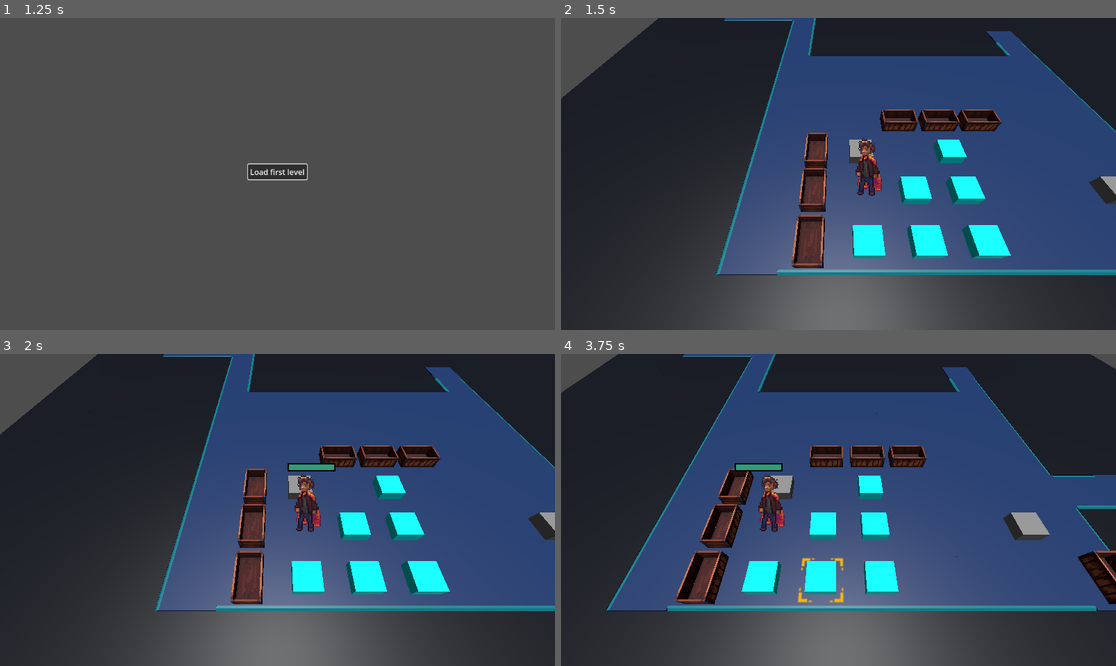
Above: before the commit, frames 1-4 (two rows, left to right).
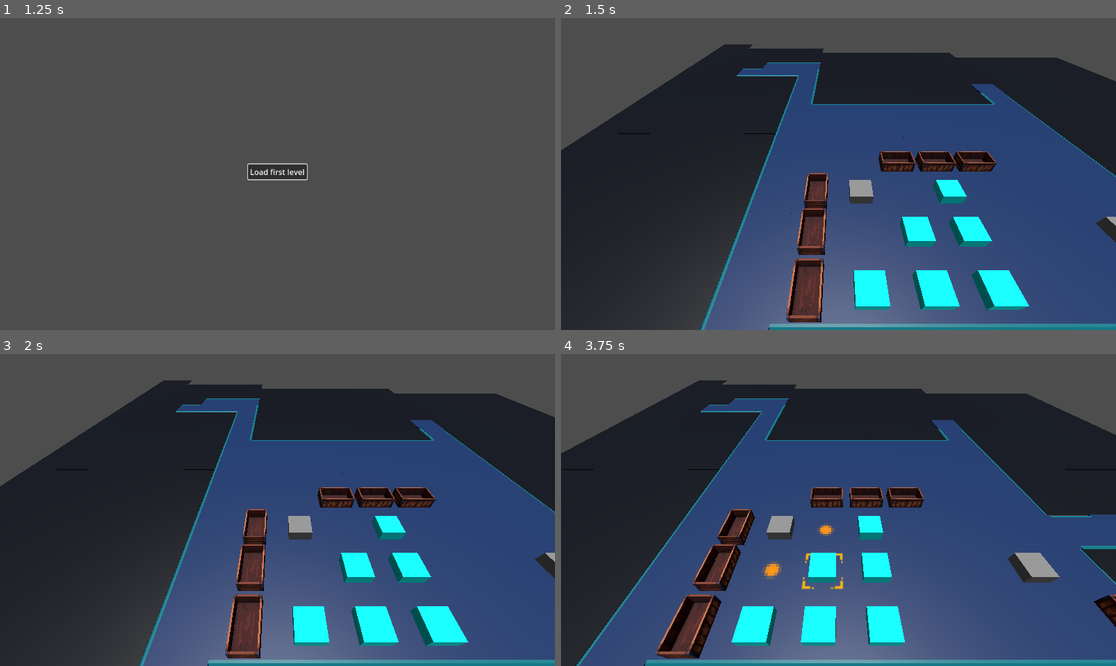
Above: after the commit, the same moments.

Repository: alanhaugen/bachelor-inn
Game: Godot game, scene res://scenes/UI/mainmenu.tscn
Same seed, same stepped clock (60 frames per second), same inputs: the game is played once before the commit and once after it.
Inputs (mouse positions are in pixels of both pictures, inside the frame that each line leads up to):
- Up to frame 1 (1.25 s): move the mouse to (399, 158) at 0.52 s; hold Right (pan_right) from 0.53 s (still down); click (399, 158) at 0.67 s
- Up to frame 2 (1.5 s): release Right (pan_right) at 1.25 s; click "Load first level" at 1.25 s
- Up to frame 3 (2 s): no input
- Up to frame 4 (3.75 s): tap Enter at 2 s; drag from (727, 525) to (810, 572) at 2.02 s; tap Space (selected) at 2.75 s; move the mouse to (894, 441) at 2.77 s; hold Right (pan_right) 2.78-3.5 s; hold Space (selected) 2.78-3.5 s; drag from (810, 572) to (672, 463) at 3.52 s

Frame 1 is identical in both runs. In frame 2, 47% of the frame differs, in the area x 0-100%, y 0-100%; in frame 3, 48%; in frame 4, 56%.

Commit message:
Started working on unit, the unit has a health bar

Diff:
--- a/scenes/levels/firstLevel.tscn
+++ b/scenes/levels/firstLevel.tscn
@@ -6,7 +6,6 @@
 [ext_resource type="MeshLibrary" uid="uid://qbhle1o2885q" path="res://scenes/libraries/SpawnMeshLibrary.tres" id="4_8tmoo"]
 [ext_resource type="MeshLibrary" uid="uid://dan04754q5nkc" path="res://scenes/libraries/MovementMapLibrary.tres" id="5_8tmoo"]
 [ext_resource type="Texture2D" uid="uid://s635gsj08vhr" path="res://art/textures/Cursors.png" id="5_hvfss"]
-[ext_resource type="PackedScene" uid="uid://dac2gtsm1iwar" path="res://scenes/unit.tscn" id="6_pmd8a"]
 
 [sub_resource type="Environment" id="Environment_hm5u0"]
 
@@ -41,7 +40,7 @@
 }
 
 [node name="Camera3D" type="Camera3D" parent="."]
-transform = Transform3D(1, 0, 0, 0, 0.55597657, 0.83119804, 0, -0.83119804, 0.55597657, -5.99705, 8.331018, 2.948822)
+transform = Transform3D(1, 0, 0, 0, 0.70710677, 0.70710677, 0, -0.70710677, 0.70710677, -5.99705, 8.331018, 2.948822)
 environment = SubResource("Environment_hm5u0")
 current = true
 
@@ -53,6 +52,3 @@
 texture = ExtResource("5_hvfss")
 region_enabled = true
 region_rect = Rect2(0, 0, 32, 32)
-
-[node name="Unit" parent="." instance=ExtResource("6_pmd8a")]
-transform = Transform3D(4.4078507, 0, 0, 0, 4.4078507, 0, 0, 0, 4.4078507, -4.9265537, 1.0483788, -1.6741458)
--- a/scenes/libraries/MovementMapLibrary.tres
+++ b/scenes/libraries/MovementMapLibrary.tres
@@ -45,6 +45,7 @@
 
 [sub_resource type="StandardMaterial3D" id="StandardMaterial3D_7052x"]
 transparency = 1
+no_depth_test = true
 albedo_texture = ExtResource("2_skouf")
 uv1_scale = Vector3(0.13, 0.13, 0.13)
 uv1_offset = Vector3(0.125, 0, 0)
--- a/scenes/libraries/MovementMapLibrary_Source.tscn
+++ b/scenes/libraries/MovementMapLibrary_Source.tscn
@@ -13,6 +13,7 @@
 
 [sub_resource type="StandardMaterial3D" id="StandardMaterial3D_7052x"]
 transparency = 1
+no_depth_test = true
 albedo_texture = ExtResource("2_0xku5")
 uv1_scale = Vector3(0.13, 0.13, 0.13)
 uv1_offset = Vector3(0.125, 0, 0)
--- a/scenes/unit.tscn
+++ b/scenes/unit.tscn
@@ -19,40 +19,30 @@
 "speed": 5.0
 }]
 
-[sub_resource type="ViewportTexture" id="ViewportTexture_1jvru"]
-viewport_path = NodePath("AnimatedSprite3D/Sprite3D/SubViewport")
-
 [node name="Unit" type="Node3D"]
 script = ExtResource("1_a6jp0")
 
-[node name="AnimatedSprite3D" type="AnimatedSprite3D" parent="."]
+[node name="Character" type="AnimatedSprite3D" parent="."]
 transform = Transform3D(1, 0, 0, 0, 1, 0, 0, 0, 1, 0, 0.31031227, 0)
-billboard = 1
+billboard = 2
 texture_filter = 0
 sprite_frames = SubResource("SpriteFrames_gic7v")
 
-[node name="Sprite3D" type="Sprite3D" parent="AnimatedSprite3D"]
-transform = Transform3D(1, 0, 0, 0, 1, 0, 0, 0, 1, 0, 0.30945498, -0.009578705)
-billboard = 1
-no_depth_test = true
-texture_filter = 0
-texture = SubResource("ViewportTexture_1jvru")
+[node name="CanvasLayer" type="CanvasLayer" parent="."]
 
-[node name="SubViewport" type="SubViewport" parent="AnimatedSprite3D/Sprite3D"]
-size = Vector2i(34, 6)
-
-[node name="HealthBar" parent="AnimatedSprite3D/Sprite3D/SubViewport" instance=ExtResource("3_1jvru")]
+[node name="HealthBar" parent="CanvasLayer" instance=ExtResource("3_1jvru")]
 unique_name_in_owner = true
 anchors_preset = 8
 anchor_left = 0.5
 anchor_top = 0.5
 anchor_right = 0.5
 anchor_bottom = 0.5
-offset_left = -16.0
-offset_top = -2.0
-offset_right = 16.0
-offset_bottom = 2.0
+offset_left = -575.0
+offset_top = -323.0
+offset_right = -543.0
+offset_bottom = -319.0
 grow_horizontal = 2
 grow_vertical = 2
+scale = Vector2(2, 2)
 size_flags_horizontal = 4
 size_flags_vertical = 4
--- a/scripts/stats/unit.gd
+++ b/scripts/stats/unit.gd
@@ -16,6 +16,11 @@
 	## could improve movement or conjure terrain.
 	Fighter
 }
+
+@onready var camera: Camera3D;
+@onready var character: AnimatedSprite3D = $Character
+@onready var health_bar: ProgressBar = %HealthBar
+@onready var sub_viewport: SubViewport = $Character/Sprite3D/SubViewport
 
 @export var isPlayable :bool = true; ## Friend or foe
 @export var unitName :String = "Bernard Grunderburger"; ## Unit name
@@ -37,15 +42,21 @@
 @export var experience : int  = 0;
 @export var skills : Array[Skill];
 
-@onready var health_bar: ProgressBar = %HealthBar
-
 @export var spawn_location :Vector3i; ## Where the unit will spawn
 
 ## SKILL TREE
 
 func _ready() -> void:
+	camera = get_viewport().get_camera_3d();
 	print(unitName);
 	health_bar.init_health(health)
+
+func _process(delta: float) -> void:
+	var mesh_3d_position: Vector3 = character.global_transform.origin;
+
+	if camera:
+		var screen_position_2d: Vector2 = camera.unproject_position(mesh_3d_position + Vector3(0, 1, 0))
+		health_bar.position = screen_position_2d - Vector2(32, 0);
 
 # Hit = [(Skill x 3 + Luck) / 2] + Weapon Hit Rate
 # Crit = (Skill / 2) + Weapon's Critical
Not shown: 1 places in scenes/levels/firstLevel.tscn that only renumber resources
Not shown: 1 places in scenes/unit.tscn that only renumber resources
